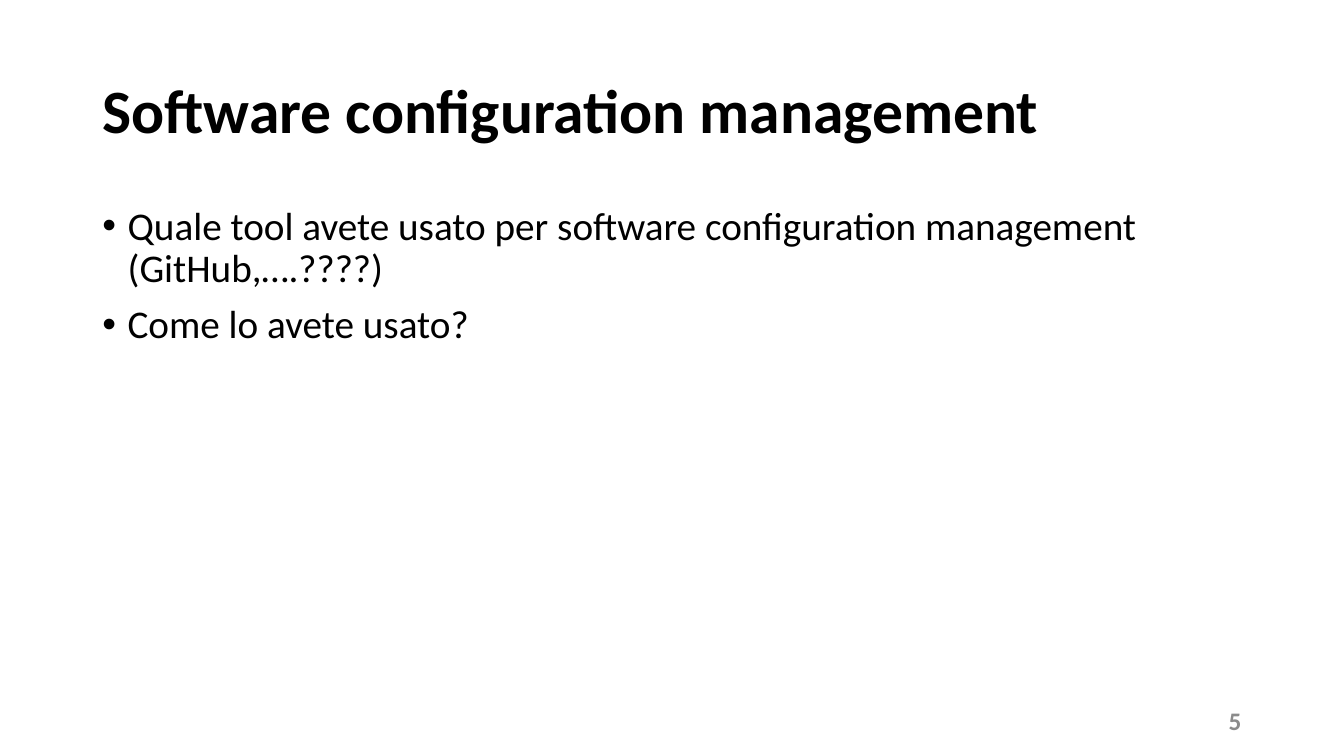
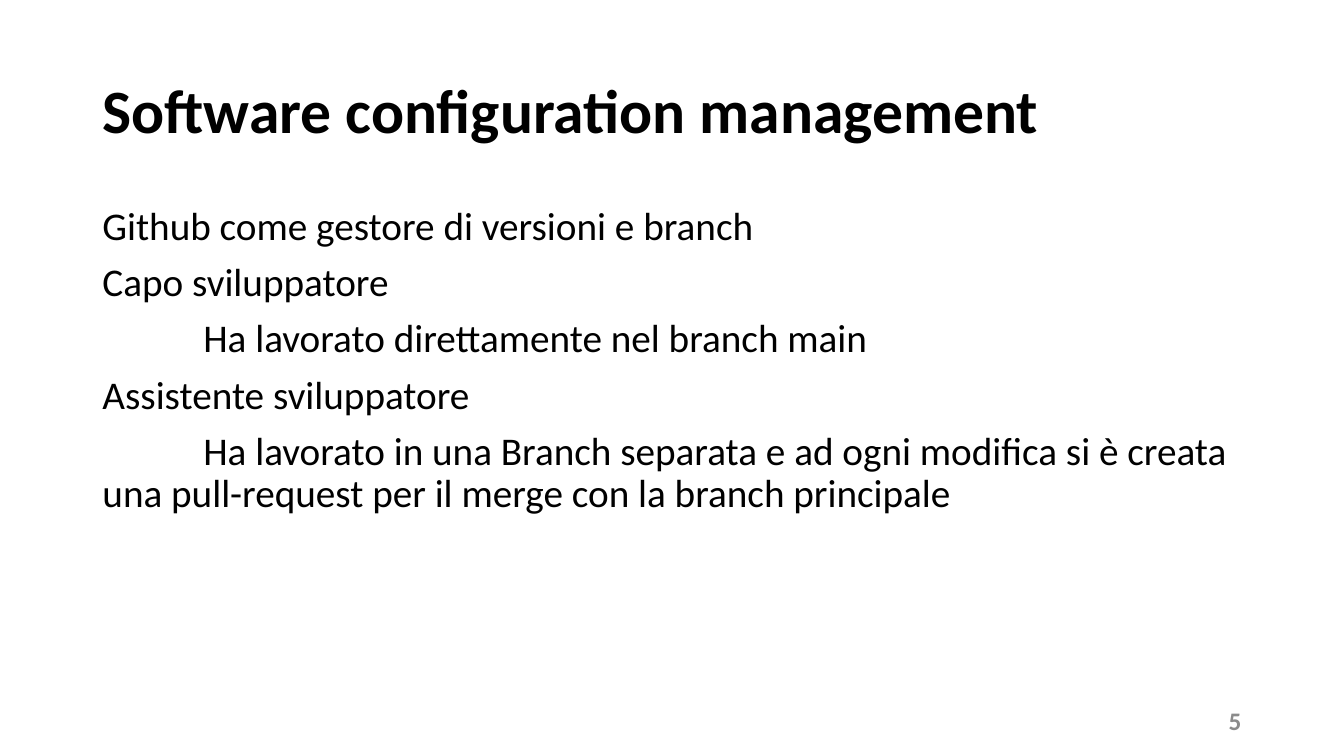
Before and after one commit to MatiasNegro/SteamDiscountAdviser, a slide deck: slide 5 of doc/presentation.pptx. Drawn at 1344x756 pixels with LibreOffice and Linux fonts; fonts in the diff are those of the drawing. Boxes give left, top, right and bottom in pixels: in the first picture for what was removed or moved away, otherwise in the second. Text is boxed around its words. In the diff, an @@ line names an element or a change of style, - is before the commit and + after.

```diff
--- a/doc/presentation.pptx
+++ b/doc/presentation.pptx
@@ text at (102, 212, 1226, 514): text changed @@
-• Quale tool avete usato per software configuration management (GitHub,….????)
-• Come lo avete usato?
+Github come gestore di versioni e branch
+Capo sviluppatore
+Ha lavorato direttamente nel branch main
+Assistente sviluppatore
+Ha lavorato in una Branch separata e ad ogni modifica si è creata una pull-request per il merge con la branch principale
```
Also in this commit, not shown: 3 other slides changed.
